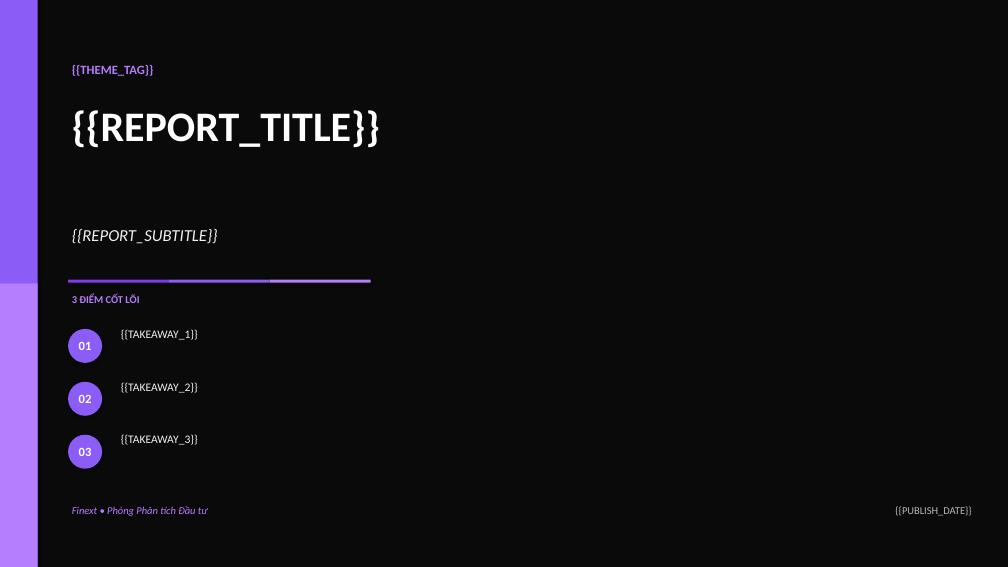
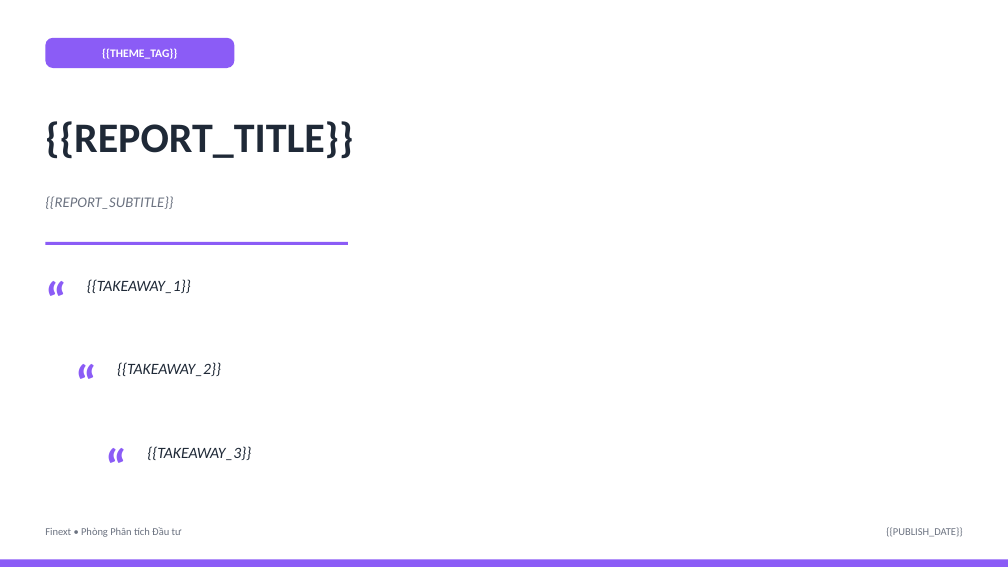
Before and after one commit to twan507/claude-project, a slide deck: slide 4 of template_agent/TEMPLATE_FINEXT.pptx. Drawn at 1008x567 pixels with LibreOffice and Linux fonts; fonts in the diff are those of the drawing. Boxes give left, top, right and bottom in pixels: in the first picture for what was removed or moved away, otherwise in the second. Text is boxed around its words. In the diff, an @@ line names an element or a change of style, - is before the commit and + after.

```diff
--- a/template_agent/TEMPLATE_FINEXT.pptx
+++ b/template_agent/TEMPLATE_FINEXT.pptx
@@ rectangle removed at (0, 0, 1008, 567) @@
@@ rectangle removed at (0, 0, 38, 567) @@
@@ text "{{THEME_TAG}}": place and size @@
-text "{{THEME_TAG}}" at (72, 65, 154, 76)
+text "{{THEME_TAG}}" at (102, 48, 177, 59)
@@ text "{{THEME_TAG}}" at (102, 48, 177, 59): size 12 to 11 pt, text colour #B47EFF to #FFFFFF; alignment left to centre; vertical alignment top to middle @@
@@ rounded rectangle added at (45, 38, 234, 68), fill #8B5CF6 @@
@@ text "{{REPORT_TITLE}}": place and size @@
-text "{{REPORT_TITLE}}" at (72, 110, 380, 148)
+text "{{REPORT_TITLE}}" at (45, 121, 353, 159)
@@ text "{{REPORT_TITLE}}" at (45, 121, 353, 159): text colour #FFFFFF to #1F2937; vertical alignment top to middle @@
@@ text "{{REPORT_SUBTITLE}}": place and size @@
-text "{{REPORT_SUBTITLE}}" at (72, 229, 218, 244)
+text "{{REPORT_SUBTITLE}}" at (45, 196, 173, 209)
@@ text "{{REPORT_SUBTITLE}}" at (45, 196, 173, 209): size 16 to 14 pt, text colour #F0F0F0 to #6B7280 @@
@@ rectangle: place and size @@
-rectangle at (169, 280, 269, 283)
+rectangle at (45, 242, 348, 245)
@@ rectangle at (45, 242, 348, 245): shadow off @@
@@ text added at (45, 268, 83, 321), 48 pt, text #8B5CF6, bold @@
+“
@@ rectangle removed at (0, 284, 38, 567) @@
@@ rectangle removed at (68, 280, 169, 283) @@
@@ text removed at (72, 294, 139, 303) @@
-3 ĐIỂM CỐT LÕI
@@ size 11 to 15 pt, text colour #F0F0F0 to #1F2937, italic on in 3 elements at (117, 362, 221, 376), (147, 446, 251, 460), (87, 279, 191, 293) @@
@@ text "{{TAKEAWAY_1}}": place and size @@
-text "{{TAKEAWAY_1}}" at (121, 329, 198, 340)
+text "{{TAKEAWAY_1}}" at (87, 279, 191, 293)
@@ rectangle removed at (270, 280, 371, 283) @@
@@ ellipse removed at (68, 329, 102, 363) @@
@@ text added at (76, 352, 113, 405), 48 pt, text #8B5CF6, bold @@
+“
@@ text removed at (79, 342, 92, 350) @@
-01
@@ text "{{TAKEAWAY_2}}": place and size @@
-text "{{TAKEAWAY_2}}" at (121, 382, 198, 393)
+text "{{TAKEAWAY_2}}" at (117, 362, 221, 376)
@@ ellipse removed at (68, 382, 102, 416) @@
@@ text removed at (79, 395, 92, 403) @@
-02
@@ ellipse removed at (68, 435, 102, 469) @@
@@ text removed at (79, 448, 92, 456) @@
-03
@@ text added at (106, 435, 144, 488), 48 pt, text #8B5CF6, bold @@
+“
@@ text "{{TAKEAWAY_3}}": place and size @@
-text "{{TAKEAWAY_3}}" at (121, 434, 198, 445)
+text "{{TAKEAWAY_3}}" at (147, 446, 251, 460)
@@ text "Finext • Phòng Phân tích ...": place and size @@
-text "Finext • Phòng Phân tích ..." at (72, 506, 208, 516)
+text "Finext • Phòng Phân tích ..." at (45, 527, 182, 537)
@@ text "Finext • Phòng Phân tích ..." at (45, 527, 182, 537): text colour #B47EFF to #6B7280, italic off @@
@@ text "{{PUBLISH_DATE}}": place and size @@
-text "{{PUBLISH_DATE}}" at (895, 506, 971, 516)
+text "{{PUBLISH_DATE}}" at (886, 527, 962, 537)
@@ text "{{PUBLISH_DATE}}" at (886, 527, 962, 537): text colour #B8B8B8 to #6B7280 @@
@@ rectangle added at (0, 560, 1008, 567), fill #8B5CF6 @@
```
Also in this commit, not shown: 26 other slides changed, 1 other file.
